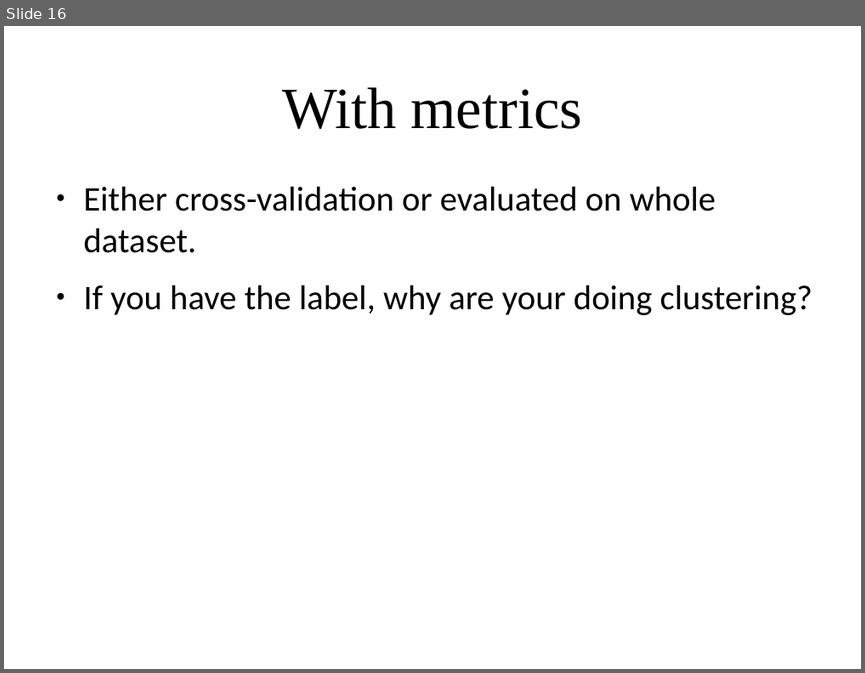
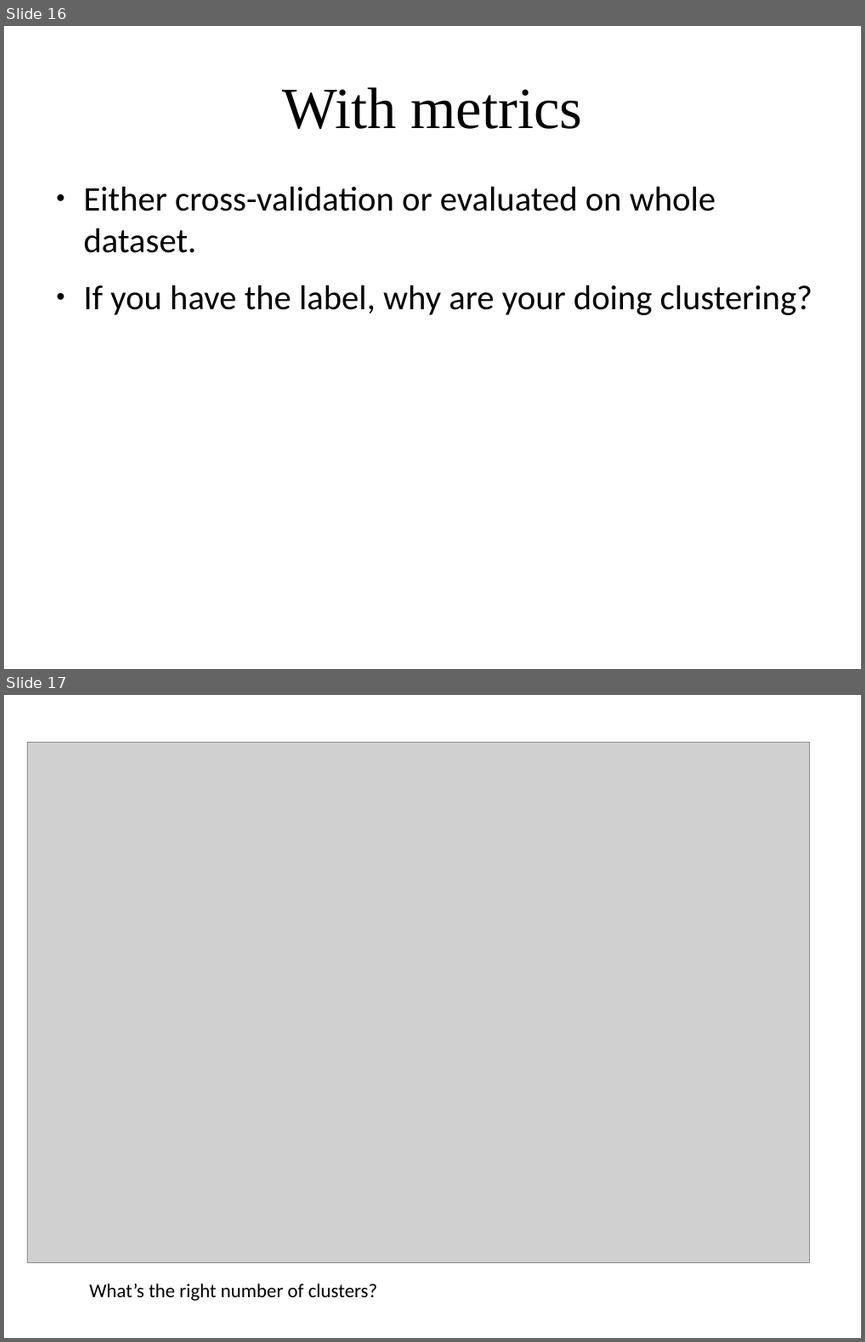
Before and after one commit to amueller/applied_ml_spring_2017, a slide deck: slides/aml-17-032717.odp. Shown one above the other, each under a label of ours: slide 16 before the commit, slides 16 and 17 after it. The pictures are 865x673 and 865x1342 pixels, drawn with LibreOffice and Linux fonts; fonts in the diff are those of the drawing; grey boxes stand for pictures. Boxes give left, top, right and bottom in pixels: in the first picture for what was removed or moved away, otherwise in the second. Text is boxed around its words. In the diff, an @@ line names an element or a change of style, - is before the commit and + after.

```diff
--- a/slides/aml-17-032717.odp
+++ b/slides/aml-17-032717.odp
@@ slide 17 added at (4, 695, 861, 1338), background #FFFFFF @@
@@ picture added at (27, 742, 810, 1263) @@
@@ text added at (89, 1283, 377, 1300), 18 pt, text #000000 @@
+What’s the right number of clusters?
```
Also in this commit, not shown: 10 other slides added, 2 other files.
